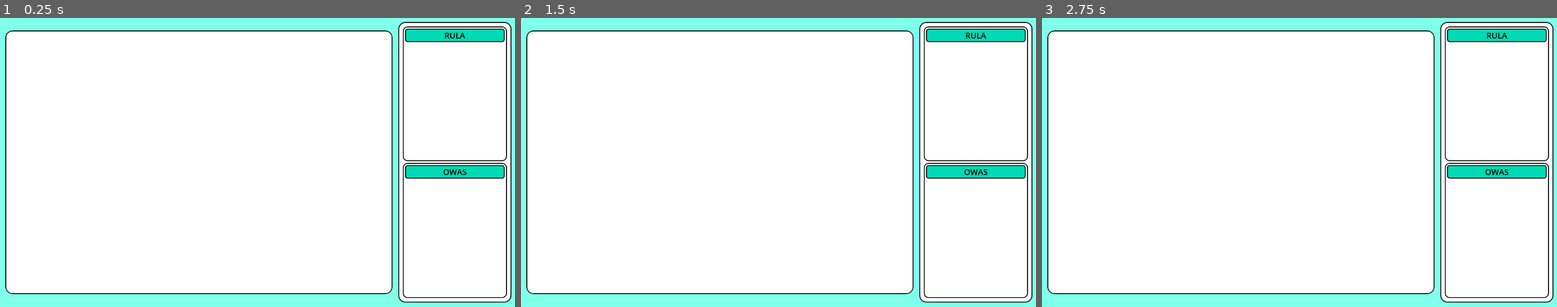
Above: before the commit, frames 1-3 (left to right).
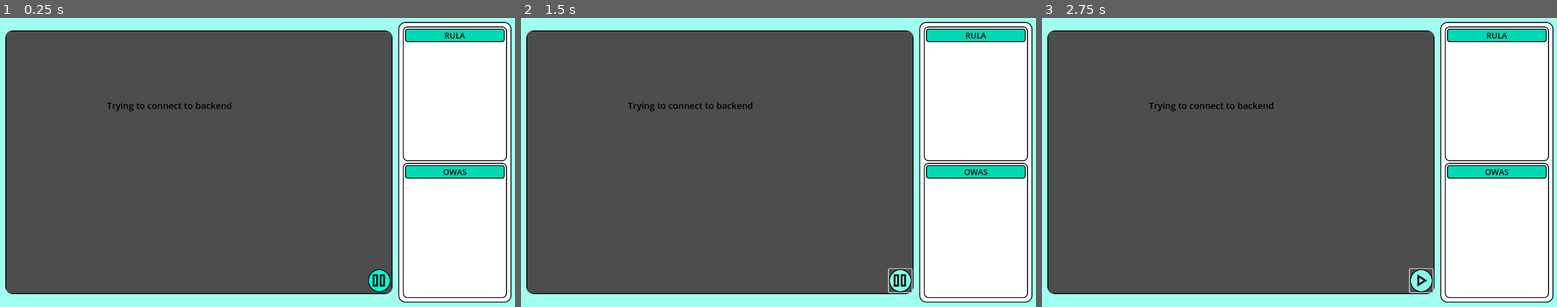
Above: after the commit, the same moments.

Repository: Leoronus/Pose-Evaluation-Project
Game: Godot game, scene res://scene.tscn
Same seed, same stepped clock (60 frames per second), same inputs: the game is played once before the commit and once after it.
Inputs (mouse positions are in pixels of both pictures, inside the frame that each line leads up to):
- Up to frame 1 (0.25 s): no input
- Up to frame 2 (1.5 s): click (902, 280) at 0.52 s; tap Enter at 1.25 s
- Up to frame 3 (2.75 s): tap Space at 2 s

The runs differ from the first frame. In frame 1, 78% of the frame differs, in the area x 0-100%, y 0-100%; in frame 2, 78%; in frame 3, 78%.

Commit message:
for presentation

Diff:
--- a/Godot Project/Scripts/OWAS label.gd
+++ b/Godot Project/Scripts/OWAS label.gd
@@ -13,4 +13,4 @@
 
 func _on_websocket_interactor_owas_received(postureCode):
 	var pc: Dictionary = postureCode
-	text = "back: " + str(pc["back"]) + "\narms: " + str(pc["arms"]) + "\nlegs" + str(pc["legs"]) + "\nweight: " + str(pc["weight"])
+	text = "back: " + str(pc["back"]) + "\narms: " + str(pc["arms"]) + "\nlegs" + str(pc["legs: "]) + "\nweight: " + str(pc["weight"])
--- /dev/null
+++ b/Godot Project/Scripts/PlayPause.gd
@@ -0,0 +1,23 @@
+extends Button
+
+@export var icons: Array[Texture2D]
+
+# Called when the node enters the scene tree for the first time.
+func _ready():
+	#self.disabled = true
+	pass
+
+
+# Called every frame. 'delta' is the elapsed time since the previous frame.
+func _process(delta):
+	pass
+
+
+func _on_websocket_interactor_body_received(receivedLandmarks):
+	disabled = false
+
+
+var currentIcon: int = 0
+func _on_button_up():
+	currentIcon = (currentIcon + 1) % 2;
+	icon = icons[currentIcon]
--- a/Godot Project/Scripts/PythonScriptHandler.gd
+++ b/Godot Project/Scripts/PythonScriptHandler.gd
@@ -1,13 +1,15 @@
 extends RichTextLabel
 
-var pid: int
+var pid: int = 0
+@export var startBackend: bool = false
 @export var showTerminal: bool = true
 # Called when the node enters the scene tree for the first time.
 func _ready():
-	pid = OS.create_process("python",["C:/Users/Leon Wigro/Documents/GitHub/Pose-Evaluation-Project/main.dont"], showTerminal)
-	print(pid)
-	if (pid == -1):
-		text = "Failed to launch backend."
+	if(startBackend):
+		pid = OS.create_process("python",["../main.py"], showTerminal)
+		print(pid)
+		if (pid == -1):
+			text = "Failed to launch backend."
 
 
 # Called every frame. 'delta' is the elapsed time since the previous frame.
--- a/Godot Project/Scripts/WebsocketInteractor.gd
+++ b/Godot Project/Scripts/WebsocketInteractor.gd
@@ -6,6 +6,8 @@
 var socket = WebSocketPeer.new()
 var connection_attempt_timer: float = 0
 var connection_attempt_interval: float = 1  # 1 second
+var play: bool = true
+
 signal BodyReceived(receivedLandmarks: Array[Dictionary])
 signal RulaRecieved(leftScore: int, rightScore: int)
 signal OwasReceived(postureCode: Dictionary)
@@ -21,7 +23,12 @@
 
 	if connection_attempt_timer >= connection_attempt_interval && state == WebSocketPeer.STATE_CONNECTING:
 		connection_attempt_timer = 0
+		var count: int = int(Time.get_unix_time_from_system()) % 4
+		var s: String
+		for i in count:
+			s += "."
 		print("Trying to connect")
+		text = "Trying to connect to backend" + s
 
 	if state == WebSocketPeer.STATE_OPEN:
 		text = ""
@@ -32,13 +39,14 @@
 			var parsedArray: Array = Parser(message)
 			var tag: String = parsedArray[0]
 			var dictArray: Array[Dictionary] = parsedArray[1]
-			if (dictArray.size() != 0):
+			if (dictArray.size() != 0 && play):
 				if(tag == "Body" && dictArray.size() == 33):
 					BodyReceived.emit(dictArray)
 				elif(tag == "RULA"):
 					RulaRecieved.emit(dictArray[0]["left"], dictArray[0]["right"])
 				elif(tag == "OWAS"):
 					OwasReceived.emit(dictArray[0])
+
 
 func packet_to_string(packet: PackedByteArray) -> String:
 	var message: String = ""
@@ -60,3 +68,8 @@
 			dictArray.append(tempDict)
 	var returnArray: Array = [msgArray[0], dictArray]
 	return returnArray
+
+
+
+func _on_play_pause_button_up():
+	play = !play
--- a/Godot Project/Scripts/visualizationManager.gd
+++ b/Godot Project/Scripts/visualizationManager.gd
@@ -12,7 +12,7 @@
 		sphere.mesh = SphereMesh.new()
 		sphere.name = "landmark " + str(i)
 		sphere.transform.origin = Vector3(rng.randf_range(-10, 10), rng.randf_range(-10, 10), 0.0)
-		sphere.scale = Vector3(1, 1, 1) * sphereSize
+		sphere.scale = Vector3(1,1,1) * sphereSize
 		landmarks.append(sphere)
 		add_child(sphere)
 
@@ -20,9 +20,9 @@
 # Called every frame. 'delta' is the elapsed time since the previous frame.
 func _process(delta):
 	for sphere in landmarks:
-		sphere.scale *= sphereSize
+		sphere.scale = Vector3(1,1,1) * sphereSize
 
 func _on_websocket_interactor_body_received(receivedLandmarks: Array[Dictionary]):
 	for i in 33:
 		var mark = receivedLandmarks[i]
-		landmarks[i].transform.origin = Vector3(mark["x"], - mark["y"], mark["z"])
+		landmarks[i].transform.origin = Vector3(mark["x"], mark["y"], mark["z"])
--- /dev/null
+++ b/Godot Project/icons/pause_FILL0_wght400_GRAD0_opsz24.svg
@@ -0,0 +1 @@
+<svg xmlns="http://www.w3.org/2000/svg" height="24" viewBox="0 -960 960 960" width="24"><path d="M520-200v-560h240v560H520Zm-320 0v-560h240v560H200Zm400-80h80v-400h-80v400Zm-320 0h80v-400h-80v400Zm0-400v400-400Zm320 0v400-400Z"/></svg>
--- /dev/null
+++ b/Godot Project/icons/play_arrow_FILL0_wght400_GRAD0_opsz24.svg
@@ -0,0 +1 @@
+<svg xmlns="http://www.w3.org/2000/svg" height="24" viewBox="0 -960 960 960" width="24"><path d="M320-200v-560l440 280-440 280Zm80-280Zm0 134 210-134-210-134v268Z"/></svg>
--- /dev/null
+++ b/Godot Project/landmark.tscn
@@ -0,0 +1,11 @@
+[gd_scene load_steps=3 format=3 uid="uid://b3llv6w60cfen"]
+
+[sub_resource type="StandardMaterial3D" id="StandardMaterial3D_2bvdn"]
+
+[sub_resource type="SphereMesh" id="SphereMesh_fgh62"]
+material = SubResource("StandardMaterial3D_2bvdn")
+
+[node name="Node3D" type="Node3D"]
+
+[node name="MeshInstance3D" type="MeshInstance3D" parent="."]
+mesh = SubResource("SphereMesh_fgh62")
--- a/Godot Project/mainTheme.tres
+++ b/Godot Project/mainTheme.tres
@@ -1,4 +1,43 @@
-[gd_resource type="Theme" load_steps=4 format=3 uid="uid://c182j7qiysl7o"]
+[gd_resource type="Theme" load_steps=8 format=3 uid="uid://c182j7qiysl7o"]
+
+[sub_resource type="StyleBoxFlat" id="StyleBoxFlat_4od4t"]
+bg_color = Color(0.505882, 0.870588, 0.803922, 1)
+border_width_left = 2
+border_width_top = 2
+border_width_right = 2
+border_width_bottom = 2
+border_color = Color(0.517647, 0.517647, 0.517647, 1)
+corner_radius_top_left = 100
+corner_radius_top_right = 100
+corner_radius_bottom_right = 100
+corner_radius_bottom_left = 100
+
+[sub_resource type="StyleBoxFlat" id="StyleBoxFlat_gmne7"]
+bg_color = Color(0.521569, 1, 0.921569, 1)
+border_width_left = 2
+border_width_top = 2
+border_width_right = 2
+border_width_bottom = 2
+border_color = Color(0, 0, 0, 1)
+corner_radius_top_left = 100
+corner_radius_top_right = 100
+corner_radius_bottom_right = 100
+corner_radius_bottom_left = 100
+
+[sub_resource type="StyleBoxFlat" id="StyleBoxFlat_cg1h3"]
+bg_color = Color(0, 1, 0.833333, 1)
+border_width_left = 2
+border_width_top = 2
+border_width_right = 2
+border_width_bottom = 2
+border_color = Color(0, 0, 0, 1)
+corner_radius_top_left = 100
+corner_radius_top_right = 100
+corner_radius_bottom_right = 100
+corner_radius_bottom_left = 100
+
+[sub_resource type="StyleBoxFlat" id="StyleBoxFlat_pgwmw"]
+bg_color = Color(0, 0.6, 0.5, 1)
 
 [sub_resource type="StyleBoxFlat" id="StyleBoxFlat_lutax"]
 bg_color = Color(0, 0.85, 0.708333, 1)
@@ -47,6 +86,10 @@
 [resource]
 default_base_scale = 1.0
 default_font_size = 18
+Button/styles/disabled = SubResource("StyleBoxFlat_4od4t")
+Button/styles/hover = SubResource("StyleBoxFlat_gmne7")
+Button/styles/normal = SubResource("StyleBoxFlat_cg1h3")
+Button/styles/pressed = SubResource("StyleBoxFlat_pgwmw")
 Label/colors/font_color = Color(0, 0, 0, 1)
 Label/styles/normal = SubResource("StyleBoxFlat_lutax")
 Panel/styles/panel = SubResource("StyleBoxFlat_cityb")
--- a/Godot Project/scene.tscn
+++ b/Godot Project/scene.tscn
@@ -6,6 +6,9 @@
 [ext_resource type="Theme" uid="uid://c182j7qiysl7o" path="res://mainTheme.tres" id="4_a3r1g"]
 [ext_resource type="Script" path="res://Scripts/RULA label.gd" id="4_ioyu8"]
 [ext_resource type="Script" path="res://Scripts/OWAS label.gd" id="5_hplph"]
+[ext_resource type="Texture2D" uid="uid://cseelwgtytwsm" path="res://icons/pause_FILL0_wght400_GRAD0_opsz24.svg" id="7_fwcpt"]
+[ext_resource type="Script" path="res://Scripts/PlayPause.gd" id="8_dmoa8"]
+[ext_resource type="Texture2D" uid="uid://bsahprpsxdsul" path="res://icons/play_arrow_FILL0_wght400_GRAD0_opsz24.svg" id="9_mq5h3"]
 
 [sub_resource type="StyleBoxFlat" id="StyleBoxFlat_g3f6r"]
 bg_color = Color(1, 1, 1, 1)
@@ -26,6 +29,7 @@
 
 [node name="visualizationManager" type="Node3D" parent="."]
 script = ExtResource("1_vje5x")
+sphereSize = 0.2
 
 [node name="Control" type="Control" parent="."]
 layout_mode = 3
@@ -38,10 +42,18 @@
 
 [node name="WebsocketInteractor" type="RichTextLabel" parent="Control/CanvasLayer"]
 z_index = 1
-offset_left = 55.0
-offset_top = 37.0
-offset_right = 464.0
-offset_bottom = 336.0
+anchors_preset = -1
+anchor_left = 0.392
+anchor_top = 0.435
+anchor_right = 0.392
+anchor_bottom = 0.435
+offset_left = -212.584
+offset_top = -99.88
+offset_right = 213.416
+offset_bottom = 100.12
+theme_override_colors/default_color = Color(0, 0, 0, 1)
+theme_override_font_sizes/normal_font_size = 20
+text = "test"
 script = ExtResource("2_flf4g")
 
 [node name="PythonScriptHandler" type="RichTextLabel" parent="Control/CanvasLayer"]
@@ -59,6 +71,7 @@
 theme_override_colors/default_color = Color(1, 0, 0, 1)
 theme_override_font_sizes/normal_font_size = 40
 script = ExtResource("3_mxv28")
+startBackend = true
 
 [node name="background" type="ColorRect" parent="Control/CanvasLayer"]
 anchors_preset = 15
@@ -66,7 +79,7 @@
 anchor_bottom = 1.0
 grow_horizontal = 2
 grow_vertical = 2
-color = Color(0.5, 1, 0.916667, 1)
+color = Color(0.631373, 1, 0.937255, 1)
 
 [node name="Panel" type="Panel" parent="Control/CanvasLayer"]
 anchors_preset = -1
@@ -159,7 +172,6 @@
 theme = ExtResource("4_a3r1g")
 
 [node name="SubViewport" type="SubViewport" parent="Control/CanvasLayer/BoxContainer/PanelContainer/SubViewportContainer"]
-transparent_bg = true
 handle_input_locally = false
 size = Vector2i(862, 587)
 render_target_update_mode = 4
@@ -169,7 +181,27 @@
 current = true
 fov = 40.0
 
+[node name="PlayPause" type="Button" parent="Control/CanvasLayer"]
+anchors_preset = -1
+anchor_left = 0.762
+anchor_top = 0.955
+anchor_right = 0.762
+anchor_bottom = 0.955
+offset_left = -54.824
+offset_top = -55.84
+offset_right = -3.82404
+offset_bottom = -3.84003
+theme = ExtResource("4_a3r1g")
+icon = ExtResource("7_fwcpt")
+icon_alignment = 1
+expand_icon = true
+script = ExtResource("8_dmoa8")
+icons = Array[Texture2D]([ExtResource("7_fwcpt"), ExtResource("9_mq5h3")])
+
 [connection signal="BodyReceived" from="Control/CanvasLayer/WebsocketInteractor" to="visualizationManager" method="_on_websocket_interactor_body_received"]
+[connection signal="BodyReceived" from="Control/CanvasLayer/WebsocketInteractor" to="Control/CanvasLayer/PlayPause" method="_on_websocket_interactor_body_received"]
 [connection signal="OwasReceived" from="Control/CanvasLayer/WebsocketInteractor" to="Control/CanvasLayer/Panel/VBoxContainer/PanelContainer2/VBoxContainer/OWAS text" method="_on_websocket_interactor_owas_received"]
 [connection signal="RulaRecieved" from="Control/CanvasLayer/WebsocketInteractor" to="Control/CanvasLayer/Panel/VBoxContainer/PanelContainer/VBoxContainer/RULA text" method="_on_websocket_interactor_rula_recieved"]
 [connection signal="tree_exiting" from="Control/CanvasLayer/PythonScriptHandler" to="Control/CanvasLayer/PythonScriptHandler" method="_on_tree_exiting"]
+[connection signal="button_up" from="Control/CanvasLayer/PlayPause" to="Control/CanvasLayer/WebsocketInteractor" method="_on_play_pause_button_up"]
+[connection signal="button_up" from="Control/CanvasLayer/PlayPause" to="Control/CanvasLayer/PlayPause" method="_on_button_up"]
Not shown, changed: Godot Project/export_presets.cfg
Not shown, added: Godot Project/icons/pause_FILL0_wght400_GRAD0_opsz24.svg.import
Not shown, added: Godot Project/icons/play_arrow_FILL0_wght400_GRAD0_opsz24.svg.import
Not shown: 1 places in Godot Project/scene.tscn that only renumber resources
Not shown, added: Godot Project/PoseEval 0.4 standalone.exe
Not shown, added: Godot Project/PoseEval 0.4 standalone.pck
Not shown, added: Godot Project/PoseEval 0.4.exe
Not shown, added: Godot Project/PoseEval 0.4.pck
Not shown, added: Godot Project/old builds/PoseEval 0.3.exe
Not shown, added: Godot Project/old builds/PoseEval 0.3.pck
Not shown, changed: PoseEval 0.3.exe
Not shown, removed: PoseEval 0.3.pck
(and 2 more such lines)
